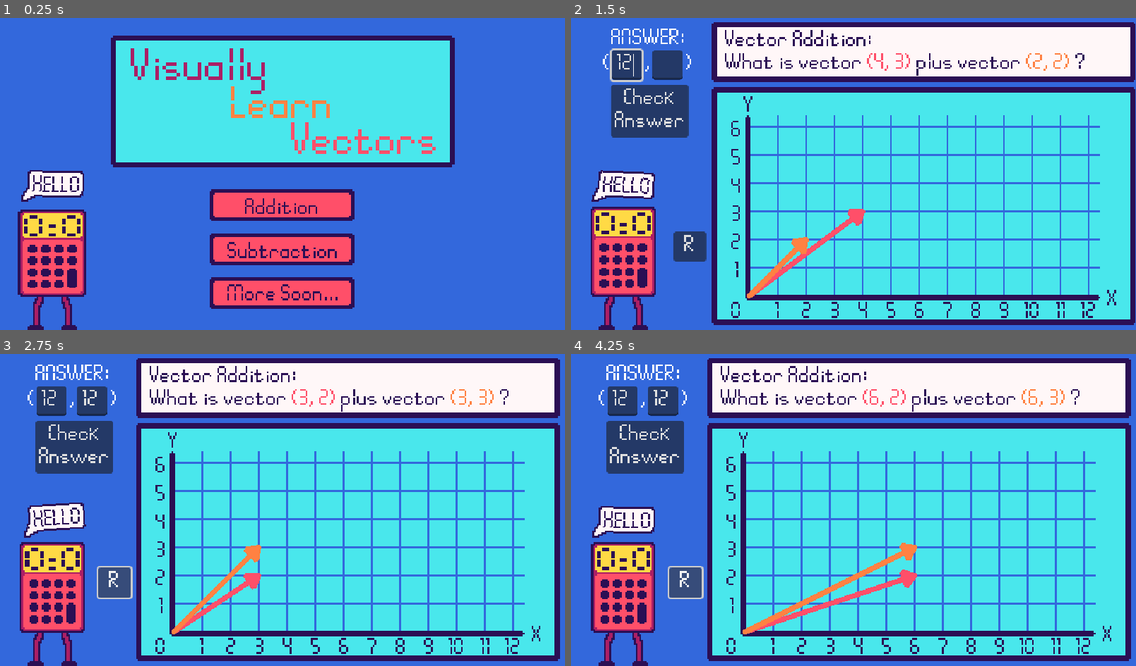
Above: before the commit, frames 1-4 (two rows, left to right).
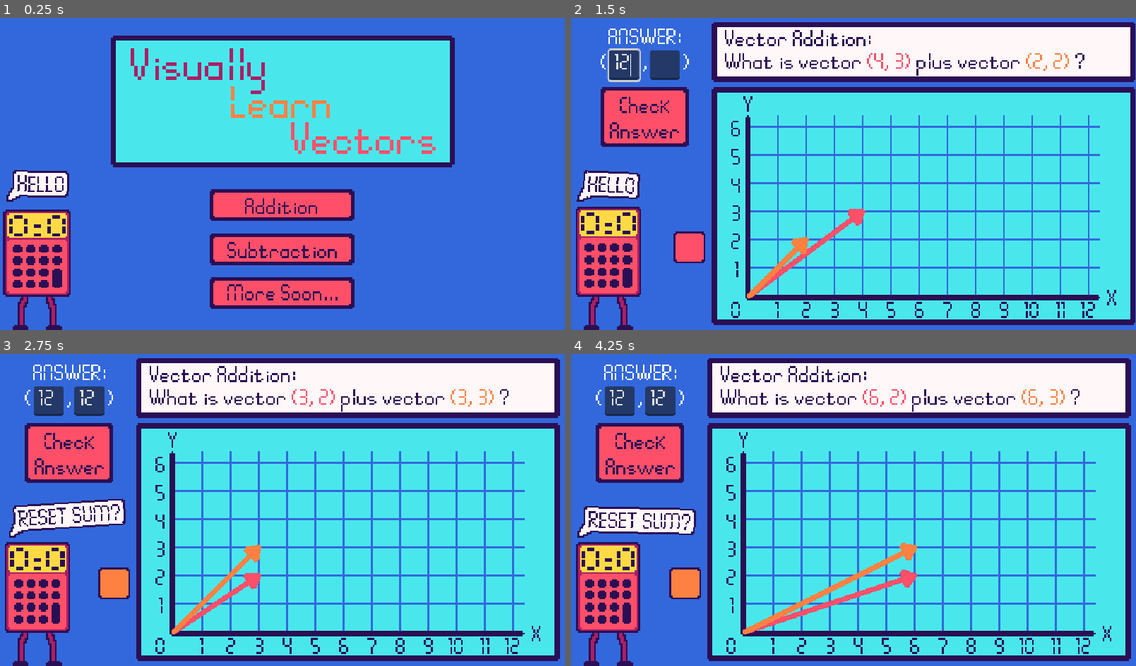
Above: after the commit, the same moments.

Repository: KyleTiley/VectorMathGame
Game: Godot game, scene res://Game/game.tscn
Two runs of this game, one before a commit and one after it. Both use one fixed random seed, a clock stepped at 60 frames per second and the inputs below.
Inputs (mouse positions are in pixels of both pictures, inside the frame that each line leads up to):
- Up to frame 1 (0.25 s): no input
- Up to frame 2 (1.5 s): click "Addition" at 0.5 s; click (638, 64) at 1.27 s; type "12" at 1.35 s
- Up to frame 3 (2.75 s): click (107, 400) at 1.5 s; type "12" at 1.58 s; click (113, 581) at 2 s
- Up to frame 4 (4.25 s): click "Check Answer" at 2.75 s; click (684, 581) at 3.5 s

The runs differ from the first frame. In frame 1, 3.5% of the frame differs, in the area x 0-16%, y 48-100%; in frame 2, 8.0%; in frame 3, 8.7%, in the area x 0-24%, y 3-100%; in frame 4, 8.6%.

Commit message:
UI updates

Diff:
--- a/Game/Calculator/SpeechBubble/SpeechBubble.gd
+++ b/Game/Calculator/SpeechBubble/SpeechBubble.gd
@@ -23,3 +23,5 @@
 		var ratio = new_size_diff / ratio_difference
 		var new_scale = middle_bubble_scale_default + ratio
 		middle_button.scale.x = new_scale
+	else:
+		middle_button.scale.x = 2
--- a/Game/Calculator/calculator.gd
+++ b/Game/Calculator/calculator.gd
@@ -1,5 +1,6 @@
 extends Node2D
 
+@onready var speech_bubble = $SpeechBubble
 @onready var animation_player = $AnimationPlayer
 
 enum CalculatorState{
@@ -10,7 +11,7 @@
 
 func _input(event):
 	if event is InputEventMouseButton and event.pressed and event.button_index == 2:
-		change_state(CalculatorState.CELEBRATING)
+		change_state(CalculatorState.IDLE)
 
 var current_state : CalculatorState
 
@@ -24,8 +25,18 @@
 		CalculatorState.CELEBRATING:
 			animation_player.play("celebrate")
 			send_dialogue("WELL DONE!")
-
-@onready var speech_bubble = $SpeechBubble
+			speech_bubble.show()
 
 func send_dialogue(dialogue_text : String):
 	speech_bubble.change_text(dialogue_text)
+
+func custom_speech(_string : String):
+	change_state(CalculatorState.IDLE)
+	send_dialogue(_string)
+
+func _on_button_reset_mouse_entered():
+	custom_speech("RESET SUM?")
+	speech_bubble.show()
+
+func _on_button_reset_mouse_exited():
+	speech_bubble.hide()
--- a/Game/Calculator/calculator.tscn
+++ b/Game/Calculator/calculator.tscn
@@ -165,6 +165,18 @@
 "update": 1,
 "values": [ExtResource("5_emvpp"), ExtResource("4_av730"), ExtResource("5_emvpp")]
 }
+tracks/3/type = "value"
+tracks/3/imported = false
+tracks/3/enabled = true
+tracks/3/path = NodePath("Body:rotation")
+tracks/3/interp = 1
+tracks/3/loop_wrap = true
+tracks/3/keys = {
+"times": PackedFloat32Array(0),
+"transitions": PackedFloat32Array(1),
+"update": 0,
+"values": [0.0]
+}
 
 [sub_resource type="Animation" id="Animation_sbmmg"]
 resource_name = "idle_bubble"
--- a/Game/Levels/VectorAddition.gd
+++ b/Game/Levels/VectorAddition.gd
@@ -1,5 +1,6 @@
 extends Node2D
 
+@onready var calculator = $"../Calculator"
 @onready var graph = $VectorGraph
 @onready var question_rich_label = $RichTextLabel
 @onready var x_answer = $Answer/LineEdit1
@@ -103,11 +104,8 @@
 	else:
 		x = vector_1.x - vector_2.x
 		y = vector_1.y - vector_2.y
-	print(x)
-	print(y)
-	print(x_answer.text)
-	print(y_answer.text)
 	if int(x_answer.text) == x and int(y_answer.text) == y:
-		print("correct")
+		calculator.change_state(calculator.CalculatorState.CELEBRATING)
+		$AnswerButton/Label.text = "Next" + '\n' + "Question"
 	else:
 		print("wrong")
--- a/Game/game.tscn
+++ b/Game/game.tscn
@@ -1,12 +1,20 @@
-[gd_scene load_steps=8 format=3 uid="uid://bt0o6dl5yrvhn"]
+[gd_scene load_steps=16 format=3 uid="uid://bt0o6dl5yrvhn"]
 
 [ext_resource type="Script" path="res://Game/UI.gd" id="1_1tuvy"]
 [ext_resource type="PackedScene" uid="uid://cbgvg7rm1fyk1" path="res://Game/Calculator/calculator.tscn" id="1_lx25n"]
 [ext_resource type="Texture2D" uid="uid://djdjd152icj26" path="res://Assets/button1.png" id="2_at5sf"]
 [ext_resource type="Texture2D" uid="uid://bmd4aiwlkyld4" path="res://Assets/header.png" id="2_jg7fo"]
 [ext_resource type="Texture2D" uid="uid://bmkfojsk6pl" path="res://Assets/button2.png" id="2_y031h"]
+[ext_resource type="Script" path="res://Game/Levels/VectorAddition.gd" id="3_4f0yh"]
 [ext_resource type="Texture2D" uid="uid://dxmgkn4cfg0n8" path="res://Assets/button3.png" id="3_l55qn"]
-[ext_resource type="PackedScene" uid="uid://dv4a7rdfuvwun" path="res://Game/Levels/vector_addition.tscn" id="3_qdm1t"]
+[ext_resource type="PackedScene" uid="uid://tq1ld42isp6r" path="res://Game/Graph/vector_graph.tscn" id="4_caddo"]
+[ext_resource type="Texture2D" uid="uid://bghtyqlb4mbyd" path="res://Assets/questionbox.png" id="9_q8h2b"]
+[ext_resource type="Texture2D" uid="uid://dp3ow2mbdpc1s" path="res://Assets/bigbox1.png" id="10_fk80w"]
+[ext_resource type="Texture2D" uid="uid://bmh2gs6jcwl43" path="res://Assets/smallbox1.png" id="10_fm04a"]
+[ext_resource type="Texture2D" uid="uid://b1l4i8a56dupe" path="res://Assets/smallbox2.png" id="11_amau6"]
+[ext_resource type="Texture2D" uid="uid://pdxdgglm238a" path="res://Assets/bigbox2.png" id="11_dldfj"]
+[ext_resource type="Texture2D" uid="uid://djgh4d3x7hehs" path="res://Assets/smallbox3.png" id="12_05f65"]
+[ext_resource type="Texture2D" uid="uid://brcbvqmjrrr22" path="res://Assets/bigbox3.png" id="12_ig687"]
 
 [node name="Game" type="Node"]
 
@@ -147,10 +155,114 @@
 text = "Vectors"
 
 [node name="Calculator" parent="." instance=ExtResource("1_lx25n")]
-position = Vector2(59, 268)
-
-[node name="VectorAddition" parent="." instance=ExtResource("3_qdm1t")]
+position = Vector2(42, 268)
+
+[node name="VectorAddition" type="Node2D" parent="."]
 position = Vector2(640, 0)
+script = ExtResource("3_4f0yh")
+
+[node name="VectorGraph" parent="VectorAddition" instance=ExtResource("4_caddo")]
+position = Vector2(197, 321)
+
+[node name="Questionbox" type="Sprite2D" parent="VectorAddition"]
+position = Vector2(394, 44)
+scale = Vector2(2, 2)
+texture = ExtResource("9_q8h2b")
+
+[node name="RichTextLabel" type="RichTextLabel" parent="VectorAddition"]
+offset_left = 169.0
+offset_top = 19.0
+offset_right = 624.0
+offset_bottom = 71.0
+theme_override_colors/default_color = Color(0.168536, 0.0586099, 0.329259, 1)
+theme_override_font_sizes/normal_font_size = 26
+bbcode_enabled = true
+text = "Vector Addition:
+What is vector (0, 00) minus vector (0, 00) ?"
+
+[node name="ButtonReset" type="TextureButton" parent="VectorAddition"]
+offset_left = 111.0
+offset_top = 248.0
+offset_right = 129.0
+offset_bottom = 266.0
+scale = Vector2(2, 2)
+texture_normal = ExtResource("10_fm04a")
+texture_pressed = ExtResource("11_amau6")
+texture_hover = ExtResource("12_05f65")
+
+[node name="Answer" type="Control" parent="VectorAddition"]
+layout_mode = 3
+anchors_preset = 0
+offset_left = 25.0
+offset_top = 11.0
+offset_right = 131.0
+offset_bottom = 79.0
+
+[node name="LineEdit1" type="LineEdit" parent="VectorAddition/Answer"]
+layout_mode = 0
+offset_left = 12.5
+offset_top = 31.0
+offset_right = 46.5
+offset_bottom = 65.0
+theme_override_constants/minimum_character_width = 1
+theme_override_font_sizes/font_size = 26
+max_length = 2
+
+[node name="LineEdit2" type="LineEdit" parent="VectorAddition/Answer"]
+layout_mode = 0
+offset_left = 59.0
+offset_top = 31.0
+offset_right = 93.0
+offset_bottom = 65.0
+theme_override_constants/minimum_character_width = 1
+theme_override_font_sizes/font_size = 26
+max_length = 2
+
+[node name="Labelanswer" type="Label" parent="VectorAddition/Answer"]
+layout_mode = 0
+offset_left = 12.0
+offset_top = 6.0
+offset_right = 96.0
+offset_bottom = 35.0
+theme_override_font_sizes/font_size = 26
+text = "ANSWER:"
+
+[node name="Label" type="Label" parent="VectorAddition/Answer"]
+layout_mode = 0
+offset_left = 3.0
+offset_top = 35.0
+offset_right = 125.0
+offset_bottom = 64.0
+theme_override_font_sizes/font_size = 26
+text = "(        ,        )"
+
+[node name="AnswerButton" type="TextureButton" parent="VectorAddition"]
+offset_left = 28.0
+offset_top = 84.0
+offset_right = 78.0
+offset_bottom = 118.0
+scale = Vector2(2, 2)
+texture_normal = ExtResource("10_fk80w")
+texture_pressed = ExtResource("11_dldfj")
+texture_hover = ExtResource("12_ig687")
+
+[node name="Label" type="Label" parent="VectorAddition/AnswerButton"]
+layout_mode = 0
+offset_left = 1.0
+offset_top = 5.0
+offset_right = 99.0
+offset_bottom = 63.0
+scale = Vector2(0.5, 0.5)
+theme_override_colors/font_color = Color(0.168536, 0.0586099, 0.329259, 1)
+theme_override_font_sizes/font_size = 26
+text = "Check
+Answer"
+horizontal_alignment = 1
+vertical_alignment = 1
 
 [connection signal="pressed" from="UI/MainMenu/ButtonAddition" to="UI" method="_on_button_addition_pressed"]
 [connection signal="pressed" from="UI/MainMenu/ButtonSubtraction" to="UI" method="_on_button_subtraction_pressed"]
+[connection signal="mouse_entered" from="VectorAddition/ButtonReset" to="Calculator" method="_on_button_reset_mouse_entered"]
+[connection signal="mouse_exited" from="VectorAddition/ButtonReset" to="Calculator" method="_on_button_reset_mouse_exited"]
+[connection signal="pressed" from="VectorAddition/ButtonReset" to="VectorAddition" method="_on_button_reset_pressed"]
+[connection signal="pressed" from="VectorAddition/AnswerButton" to="VectorAddition" method="_on_answer_button_pressed"]
--- a/project.godot
+++ b/project.godot
@@ -30,6 +30,7 @@
 window/size/window_height_override=720
 window/stretch/mode="viewport"
 mouse_cursor/custom_image="res://Assets/cursor.png"
+mouse_cursor/tooltip_position_offset=Vector2(40, 20)
 
 [gui]
 
Binary file added: Assets/bigbox1.png
Not shown, added: Assets/bigbox1.png.import
Binary file added: Assets/bigbox2.png
Not shown, added: Assets/bigbox2.png.import
Binary file added: Assets/bigbox3.png
Not shown, added: Assets/bigbox3.png.import
Binary file added: Assets/smallbox1.png
Not shown, added: Assets/smallbox1.png.import
Binary file added: Assets/smallbox2.png
Not shown, added: Assets/smallbox2.png.import
Binary file added: Assets/smallbox3.png
Not shown, added: Assets/smallbox3.png.import
(and 1 more such lines)
